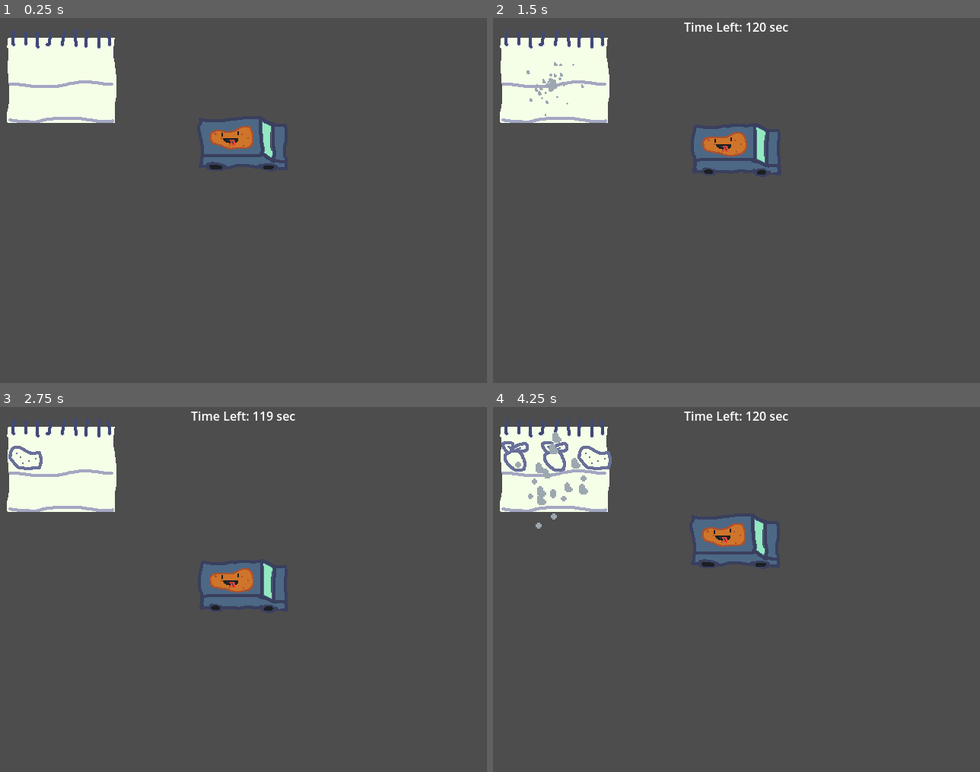
Above: before the commit, frames 1-4 (two rows, left to right).
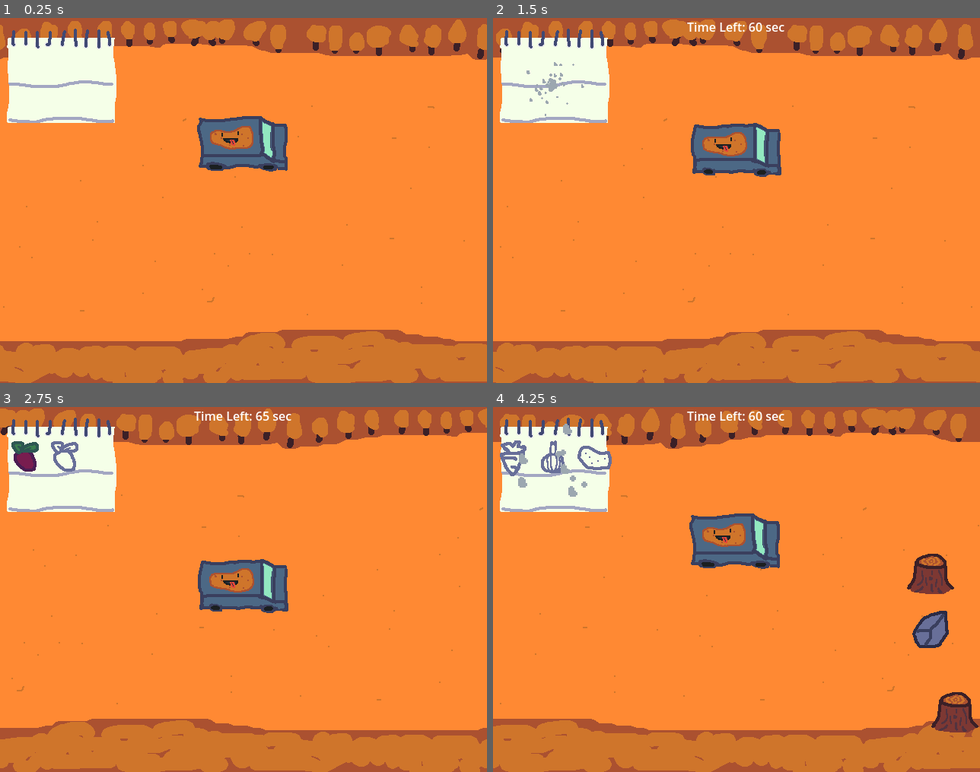
Above: after the commit, the same moments.

Repository: MatricsCode/Cozy-Fall-Jam
Game: Godot game, scene res://Scenes/Main/Main.tscn
Same seed, same stepped clock (60 frames per second), same inputs: the game is played once before the commit and once after it.
Inputs:
- Up to frame 1 (0.25 s): no input
- Up to frame 2 (1.5 s): tap Enter at 0.5 s; hold Right (Right) 0.53-1.28 s; tap 2 (Dev2) at 0.6 s; hold Down (Down) from 1.28 s (still down); tap 1 (Dev1) at 1.35 s
- Up to frame 3 (2.75 s): tap 2 (Dev2) at 1.55, 2.1 s; release Down (Down) at 2.03 s; hold Right (Right) from 2.03 s (still down)
- Up to frame 4 (4.25 s): release Right (Right) at 2.78 s; hold Up (Up) 2.78-3.53 s; tap 2 (Dev2) at 2.85, 3.8 s; hold Left (Left) from 3.53 s (still down); tap 1 (Dev1) at 3.6 s

The runs differ from the first frame. In frame 1, 92% of the frame differs, in the area x 0-100%, y 0-100%; in frame 2, 92%; in frame 3, 93%; in frame 4, 93%.
Error before the commit: Invalid access of index '0' on a base object of type: 'Array'. (res://Code/GlobalScript/global_script.gd:59)
Error after the commit: Invalid access of index '0' on a base object of type: 'Array'. (res://Code/GlobalScript/global_script.gd:65)

Commit message:
Just general bug fixes (and ground works now)

Diff:
--- a/Code/GlobalScript/global_script.gd
+++ b/Code/GlobalScript/global_script.gd
@@ -8,9 +8,9 @@
 
 signal vegtable_collected(veg_type)
 
-var current_direction = 1
-var current_multiplier = 1
-var current_speed = 1
+var current_direction = 0
+var current_multiplier = 0
+var current_speed = 0
 
 var recipes_finished = []
 
@@ -24,13 +24,17 @@
 	vegtable_collected.connect(_veg_collected)
 	start.connect(_soup_setting)
 
+	GlobalScript.start.connect(_start_driving)
+	GlobalScript.stop.connect(_stop_driving)
+	GlobalScript.lost.connect(_stop_driving)
+
 func _start_run():
 	start.emit()
 
 func _veg_collected(veg_type):
 	veg_collected.append(veg_type)
 	if veg_collected.size() >= recipe.size():
-		await get_tree().create_timer(2).timeout
+		await get_tree().create_timer(0.2).timeout
 
 		_soup_setting()
 func _soup_setting():
@@ -47,16 +51,17 @@
 	var length = randi_range(1, difficulty_mod)
 	while length > 0:
 		length -= 1
-		recipe.append(randi_range(1, 3))
+		recipe.append(randi_range(1, 5))
 	veg_still_required.append_array(recipe)
 	new_recipe.emit()
 
 func _physics_process(_delta):
+	current_multiplier += 0.0000001
+
 	if Input.is_action_just_pressed("Dev1"):
 		_start_run()
 
 	if Input.is_action_just_pressed("Dev2"):
-		veg_collected.append(veg_still_required[0])
 		vegtable_collected.emit(veg_still_required[0])
 		veg_still_required.remove_at(0)
 
@@ -70,3 +75,12 @@
 		current_direction = 4
 
 	current_speed = current_direction * current_multiplier
+
+func _start_driving():
+	if current_multiplier < 1:
+		current_multiplier += 0.05
+		_start_driving()
+func _stop_driving():
+	if current_multiplier > 0:
+		current_multiplier -= 0.05
+		_stop_driving()
--- a/Code/Main/main.gd
+++ b/Code/Main/main.gd
@@ -12,12 +12,12 @@
 func _stop():
 	spawn_timer.stop()
 func _start():
-	spawn_timer.wait_time = randf_range(1, 3)
+	spawn_timer.wait_time = randf_range(0.7, 2)
 	spawn_timer.start()
 
 
 func _on_timer_timeout():
-	spawn_timer.wait_time = randf_range(1, 3)
+	spawn_timer.wait_time = randf_range(0.7, 2)
 	spawn_timer.start()
 	_spawn()
 
--- a/Code/Obstacles/vegtables.gd
+++ b/Code/Obstacles/vegtables.gd
@@ -10,12 +10,13 @@
 		type_of_veg = GlobalScript.veg_still_required[randi_range(GlobalScript.veg_collected.size(), GlobalScript.veg_still_required.size()-1)]
 		sprite.play(str(type_of_veg))
 	else:
-		type_of_veg = randi_range(1,3)
+		type_of_veg = randi_range(1,5)
 		sprite.play(str(type_of_veg))
 
 
 func _on_area_2d_body_entered(_body):
 	if GlobalScript.recipe.find(type_of_veg) != -1:
+		GlobalScript.recipe.erase(type_of_veg)
 		GlobalScript.vegtable_collected.emit(type_of_veg)
 
 	sprite.visible = false
--- /dev/null
+++ b/Code/UI/background.gd
@@ -0,0 +1,9 @@
+extends Control
+
+@onready var road1 = $TextureRect
+
+func _physics_process(_delta):
+	road1.position.x -= GlobalScript.current_speed
+
+	if road1.position.x <= -640.0:
+		road1.position.x = 0
--- a/Code/UI/clock.gd
+++ b/Code/UI/clock.gd
@@ -12,7 +12,7 @@
 	GlobalScript.new_recipe.connect(_more_time)
 
 func _starting():
-	time_left = 120
+	time_left = 60
 	time_label.text = str("Time Left: ", time_left, " sec")
 	timer.start()
 func _stoping():
--- a/Code/UI/note_pads.gd
+++ b/Code/UI/note_pads.gd
@@ -3,8 +3,12 @@
 const BEETROOT = preload("uid://dubebsniedxk3")
 const CARROT = preload("uid://bv8wcd35unlgx")
 const POTATO = preload("uid://blptbb5xkblaw")
+const ONION = preload("uid://ddt1np16v7ftx")
+const TURNIP = preload("uid://ck4x7w3v6hwgr")
 
 var wait_time
+
+var points = 0
 
 var texture_rects = []
 
@@ -20,6 +24,8 @@
 	var current_array : Array
 	current_array.append_array(GlobalScript.recipes_finished[get_index()])
 
+	points = current_array.size()
+
 	for i in current_array.size():
 		await get_tree().create_timer(wait_time).timeout
 
@@ -30,3 +36,7 @@
 				texture_rects.get(i).texture = CARROT
 			3:
 				texture_rects.get(i).texture = POTATO
+			4:
+				texture_rects.get(i).texture = ONION
+			5:
+				texture_rects.get(i).texture = TURNIP
--- a/Code/UI/notepad.gd
+++ b/Code/UI/notepad.gd
@@ -3,10 +3,14 @@
 const BEETROOT_GHOST = preload("uid://dtjkc1mfn1kly")
 const CARROT_GHOST = preload("uid://ck2q54axw5ywh")
 const POTATO_GHOST = preload("uid://bggft0q1w7tmm")
+const ONION_GHOST = preload("uid://dp3ckwv1dtmay")
+const TURNIP_GHOST = preload("uid://bg3icl6fvbeei")
 
 const BEETROOT = preload("uid://dubebsniedxk3")
 const CARROT = preload("uid://bv8wcd35unlgx")
 const POTATO = preload("uid://blptbb5xkblaw")
+const ONION = preload("uid://ddt1np16v7ftx")
+const TURNIP = preload("uid://ck4x7w3v6hwgr")
 
 
 var text_rects : Array
@@ -46,6 +50,10 @@
 				text_rects.get(i).texture = CARROT_GHOST
 			3:
 				text_rects.get(i).texture = POTATO_GHOST
+			4:
+				text_rects.get(i).texture = ONION_GHOST
+			5:
+				text_rects.get(i).texture = TURNIP_GHOST
 func _wipe():
 	$"../GPUParticles2D".emitting = true
 	$"../GPUParticles2D2".emitting = true
@@ -73,7 +81,12 @@
 		3:
 			new_texture = POTATO
 			check_texture = POTATO_GHOST
-
+		4:
+			new_texture = ONION
+			check_texture = ONION_GHOST
+		5:
+			new_texture = TURNIP
+			check_texture = TURNIP_GHOST
 
 
 	for i in text_rects:
--- a/Code/UI/run_summary.gd
+++ b/Code/UI/run_summary.gd
@@ -1,4 +1,7 @@
 extends GridContainer
+
+@onready var points_label = $"../Label"
+var total_points
 
 const ENDING_NOTE_PAD = preload("uid://df3xe25lgbb8w")
 
@@ -9,6 +12,9 @@
 	GlobalScript.lost.connect(_summarise)
 
 func _remove():
+	points_label.text = ""
+	total_points = 0
+
 	for i in get_children():
 		i.queue_free()
 func _summarise():
@@ -24,3 +30,11 @@
 		add_child(notepad)
 
 		move_child(get_children().get(get_child_count()-1), 0)
+
+		for y in notepad.points:
+			total_points += 1
+			await get_tree().create_timer(time_inbetween).timeout
+			points_label.text = str("Points Scored : ", total_points)
+
+
+	GlobalScript.recipes_finished.clear()
--- a/Scenes/Main/Main.tscn
+++ b/Scenes/Main/Main.tscn
@@ -1,7 +1,8 @@
-[gd_scene load_steps=5 format=3 uid="uid://c2toq2ab6un2n"]
+[gd_scene load_steps=6 format=3 uid="uid://c2toq2ab6un2n"]
 
 [ext_resource type="Script" uid="uid://b2hgu73umbhn8" path="res://Code/Main/main.gd" id="1_cmk6n"]
 [ext_resource type="PackedScene" uid="uid://2wbjquktqfgh" path="res://Scenes/Car/Car.tscn" id="1_p8rbg"]
+[ext_resource type="PackedScene" uid="uid://cuque3f4qhy2o" path="res://Scenes/UI/background.tscn" id="2_i3fi7"]
 [ext_resource type="PackedScene" uid="uid://dl6qhcx58bdfy" path="res://Scenes/UI/main.tscn" id="3_cmk6n"]
 
 [sub_resource type="RectangleShape2D" id="RectangleShape2D_p8rbg"]
@@ -9,6 +10,12 @@
 
 [node name="Main" type="Node2D"]
 script = ExtResource("1_cmk6n")
+
+[node name="Control" parent="." instance=ExtResource("2_i3fi7")]
+offset_left = -320.0
+offset_top = -240.0
+offset_right = -280.0
+offset_bottom = -200.0
 
 [node name="SpawnTimer" type="Timer" parent="."]
 
--- a/Scenes/Obstacle/obstacle_line.tscn
+++ b/Scenes/Obstacle/obstacle_line.tscn
@@ -7,7 +7,9 @@
 script = ExtResource("1_qn8oy")
 
 [node name="ObstacleMain" parent="." instance=ExtResource("2_f5oxo")]
-position = Vector2(0, -72)
+position = Vector2(0, -100)
 
 [node name="ObstacleMain2" parent="." instance=ExtResource("2_f5oxo")]
-position = Vector2(0, 72)
+
+[node name="ObstacleMain3" parent="." instance=ExtResource("2_f5oxo")]
+position = Vector2(0, 100)
--- a/Scenes/Obstacle/vegtables.tscn
+++ b/Scenes/Obstacle/vegtables.tscn
@@ -7,6 +7,40 @@
 [ext_resource type="Texture2D" uid="uid://c2ddlrjidrthx" path="res://Art/Veggies/Carrot.png" id="2_2x6i6"]
 [ext_resource type="Texture2D" uid="uid://c1rf14kd4e0ue" path="res://Art/Veggies/Potato.png" id="3_5j216"]
 [ext_resource type="Texture2D" uid="uid://b0boxyi4pkhgo" path="res://Art/Juice/Smoke3.png" id="3_iwlht"]
+[ext_resource type="Texture2D" uid="uid://bv16ruyaom2sh" path="res://Art/Veggies/Onion.png" id="5_nrjil"]
+[ext_resource type="Texture2D" uid="uid://brqe0rl47n8x3" path="res://Art/Veggies/Turnip.png" id="6_3041j"]
+
+[sub_resource type="Curve" id="Curve_nrjil"]
+_data = [Vector2(0, 0.6966293), 0.0, 0.0, 0, 0, Vector2(0.6136364, 1), 0.0, 0.0, 0, 0, Vector2(1, 0), -1.6314609, 0.0, 0, 0]
+point_count = 3
+
+[sub_resource type="CurveTexture" id="CurveTexture_1knkv"]
+curve = SubResource("Curve_nrjil")
+
+[sub_resource type="ParticleProcessMaterial" id="ParticleProcessMaterial_tundf"]
+particle_flag_disable_z = true
+inherit_velocity_ratio = 1.0
+direction = Vector3(0, 0, 0)
+spread = 180.0
+initial_velocity_min = 64.0
+initial_velocity_max = 128.0
+gravity = Vector3(0, 9.8, 0)
+scale_curve = SubResource("CurveTexture_1knkv")
+color = Color(1, 1, 0.08627451, 1)
+
+[sub_resource type="ParticleProcessMaterial" id="ParticleProcessMaterial_f1d5e"]
+particle_flag_disable_z = true
+emission_shape_scale = Vector3(5, 5, 5)
+emission_shape = 1
+emission_sphere_radius = 8.32
+inherit_velocity_ratio = 1.0
+direction = Vector3(0, 0, 0)
+spread = 180.0
+initial_velocity_min = 32.0
+initial_velocity_max = 64.0
+gravity = Vector3(0, 9.8, 0)
+scale_curve = SubResource("CurveTexture_1knkv")
+color = Color(1, 1, 0.08627451, 1)
 
 [sub_resource type="AtlasTexture" id="AtlasTexture_bwqrh"]
 atlas = ExtResource("1_msa66")
@@ -31,6 +65,22 @@
 [sub_resource type="AtlasTexture" id="AtlasTexture_tundf"]
 atlas = ExtResource("3_5j216")
 region = Rect2(80, 0, 80, 48)
+
+[sub_resource type="AtlasTexture" id="AtlasTexture_f1d5e"]
+atlas = ExtResource("5_nrjil")
+region = Rect2(0, 0, 64, 80)
+
+[sub_resource type="AtlasTexture" id="AtlasTexture_gers1"]
+atlas = ExtResource("5_nrjil")
+region = Rect2(64, 0, 64, 80)
+
+[sub_resource type="AtlasTexture" id="AtlasTexture_pv1o4"]
+atlas = ExtResource("6_3041j")
+region = Rect2(0, 0, 64, 112)
+
+[sub_resource type="AtlasTexture" id="AtlasTexture_g7qmj"]
+atlas = ExtResource("6_3041j")
+region = Rect2(64, 0, 64, 112)
 
 [sub_resource type="SpriteFrames" id="SpriteFrames_f1d5e"]
 animations = [{
@@ -66,39 +116,29 @@
 "loop": true,
 "name": &"3",
 "speed": 5.0
+}, {
+"frames": [{
+"duration": 1.0,
+"texture": SubResource("AtlasTexture_f1d5e")
+}, {
+"duration": 1.0,
+"texture": SubResource("AtlasTexture_gers1")
+}],
+"loop": true,
+"name": &"4",
+"speed": 5.0
+}, {
+"frames": [{
+"duration": 1.0,
+"texture": SubResource("AtlasTexture_pv1o4")
+}, {
+"duration": 1.0,
+"texture": SubResource("AtlasTexture_g7qmj")
+}],
+"loop": true,
+"name": &"5",
+"speed": 5.0
 }]
-
-[sub_resource type="Curve" id="Curve_nrjil"]
-_data = [Vector2(0, 0.6966293), 0.0, 0.0, 0, 0, Vector2(0.6136364, 1), 0.0, 0.0, 0, 0, Vector2(1, 0), -1.6314609, 0.0, 0, 0]
-point_count = 3
-
-[sub_resource type="CurveTexture" id="CurveTexture_1knkv"]
-curve = SubResource("Curve_nrjil")
-
-[sub_resource type="ParticleProcessMaterial" id="ParticleProcessMaterial_tundf"]
-particle_flag_disable_z = true
-inherit_velocity_ratio = 1.0
-direction = Vector3(0, 0, 0)
-spread = 180.0
-initial_velocity_min = 64.0
-initial_velocity_max = 128.0
-gravity = Vector3(0, 9.8, 0)
-scale_curve = SubResource("CurveTexture_1knkv")
-color = Color(1, 1, 0.08627451, 1)
-
-[sub_resource type="ParticleProcessMaterial" id="ParticleProcessMaterial_f1d5e"]
-particle_flag_disable_z = true
-emission_shape_scale = Vector3(5, 5, 5)
-emission_shape = 1
-emission_sphere_radius = 8.32
-inherit_velocity_ratio = 1.0
-direction = Vector3(0, 0, 0)
-spread = 180.0
-initial_velocity_min = 32.0
-initial_velocity_max = 64.0
-gravity = Vector3(0, 9.8, 0)
-scale_curve = SubResource("CurveTexture_1knkv")
-color = Color(1, 1, 0.08627451, 1)
 
 [sub_resource type="RectangleShape2D" id="RectangleShape2D_1knkv"]
 size = Vector2(48, 54)
@@ -110,11 +150,6 @@
 [node name="Node" type="Node" parent="."]
 
 [node name="Node2" type="Node" parent="."]
-
-[node name="Sprite" type="AnimatedSprite2D" parent="."]
-sprite_frames = SubResource("SpriteFrames_f1d5e")
-animation = &"2"
-frame_progress = 0.8994536
 
 [node name="GPUParticles2D" type="GPUParticles2D" parent="."]
 position = Vector2(-1, 0)
@@ -142,6 +177,11 @@
 texture = ExtResource("3_iwlht")
 process_material = SubResource("ParticleProcessMaterial_f1d5e")
 
+[node name="Sprite" type="AnimatedSprite2D" parent="."]
+sprite_frames = SubResource("SpriteFrames_f1d5e")
+animation = &"5"
+frame_progress = 0.5750597
+
 [node name="Area2D" type="Area2D" parent="."]
 collision_layer = 0
 collision_mask = 4
--- /dev/null
+++ b/Scenes/UI/background.tscn
@@ -0,0 +1,18 @@
+[gd_scene load_steps=3 format=3 uid="uid://cuque3f4qhy2o"]
+
+[ext_resource type="Script" uid="uid://cbtw1gn8sm3li" path="res://Code/UI/background.gd" id="1_ycc34"]
+[ext_resource type="Texture2D" uid="uid://dqqnre4ebqphe" path="res://Art/Backgrounds/Background.png" id="2_ok5o0"]
+
+[node name="Control" type="Control"]
+layout_mode = 3
+anchors_preset = 0
+offset_right = 40.0
+offset_bottom = 40.0
+script = ExtResource("1_ycc34")
+
+[node name="TextureRect" type="TextureRect" parent="."]
+layout_mode = 0
+offset_right = 1280.0
+offset_bottom = 480.0
+texture = ExtResource("2_ok5o0")
+stretch_mode = 1
--- a/Scenes/UI/main.tscn
+++ b/Scenes/UI/main.tscn
@@ -143,12 +143,20 @@
 grow_vertical = 2
 metadata/_edit_use_anchors_ = true
 
-[node name="RunSummary" type="GridContainer" parent="Control"]
+[node name="VBoxContainer" type="VBoxContainer" parent="Control"]
 layout_mode = 1
-anchors_preset = 5
-anchor_left = 0.5
-anchor_right = 0.5
+anchors_preset = 15
+anchor_right = 1.0
+anchor_bottom = 1.0
 grow_horizontal = 2
+grow_vertical = 2
+
+[node name="Label" type="Label" parent="Control/VBoxContainer"]
+layout_mode = 2
+
+[node name="RunSummary" type="GridContainer" parent="Control/VBoxContainer"]
+layout_mode = 2
+size_flags_vertical = 3
 columns = 3
 script = ExtResource("6_o0om2")
 
Not shown, added: Art/Backgrounds/Background.png.import
Not shown, added: Art/Veggies/Indicators/Onion.png.import
Not shown, added: Art/Veggies/Indicators/Onion_ghost.png.import
Not shown, added: Art/Veggies/Indicators/Turnip.png.import
Not shown, added: Art/Veggies/Indicators/Turnip_ghost.png.import
Not shown, added: Art/Veggies/Onion.png.import
Not shown, added: Art/Veggies/Turnip.png.import
Not shown, added: Code/UI/background.gd.uid
Not shown: 1 places in Scenes/Obstacle/vegtables.tscn that only renumber resources
